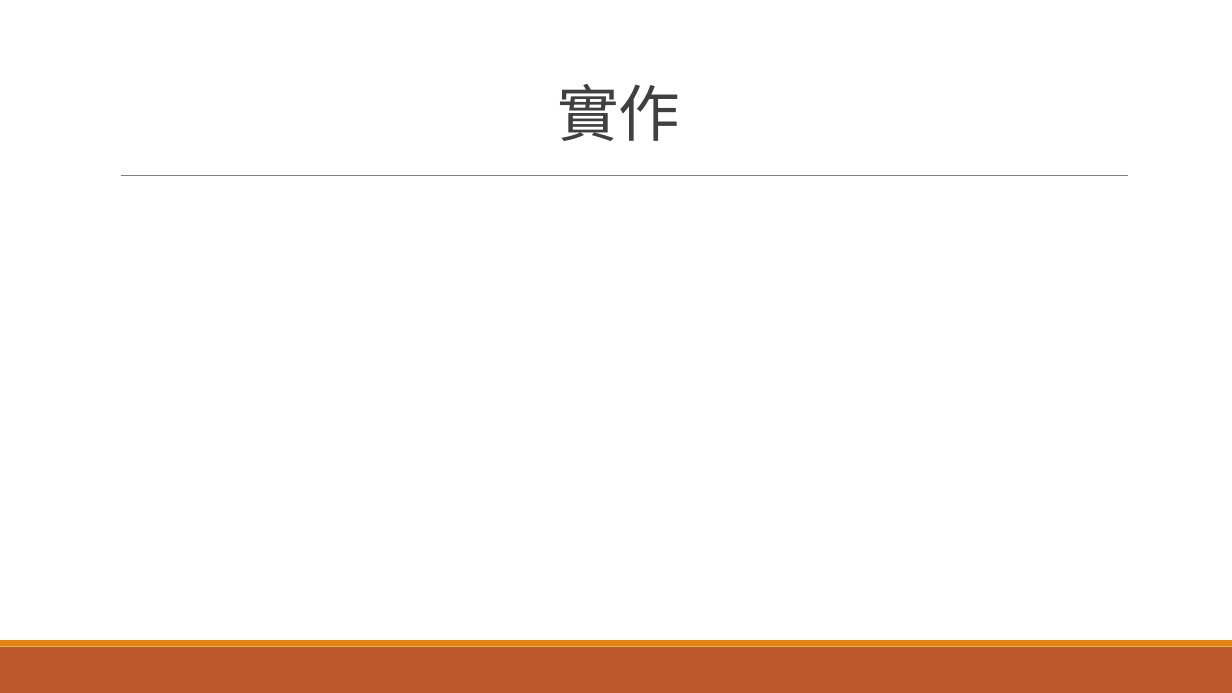
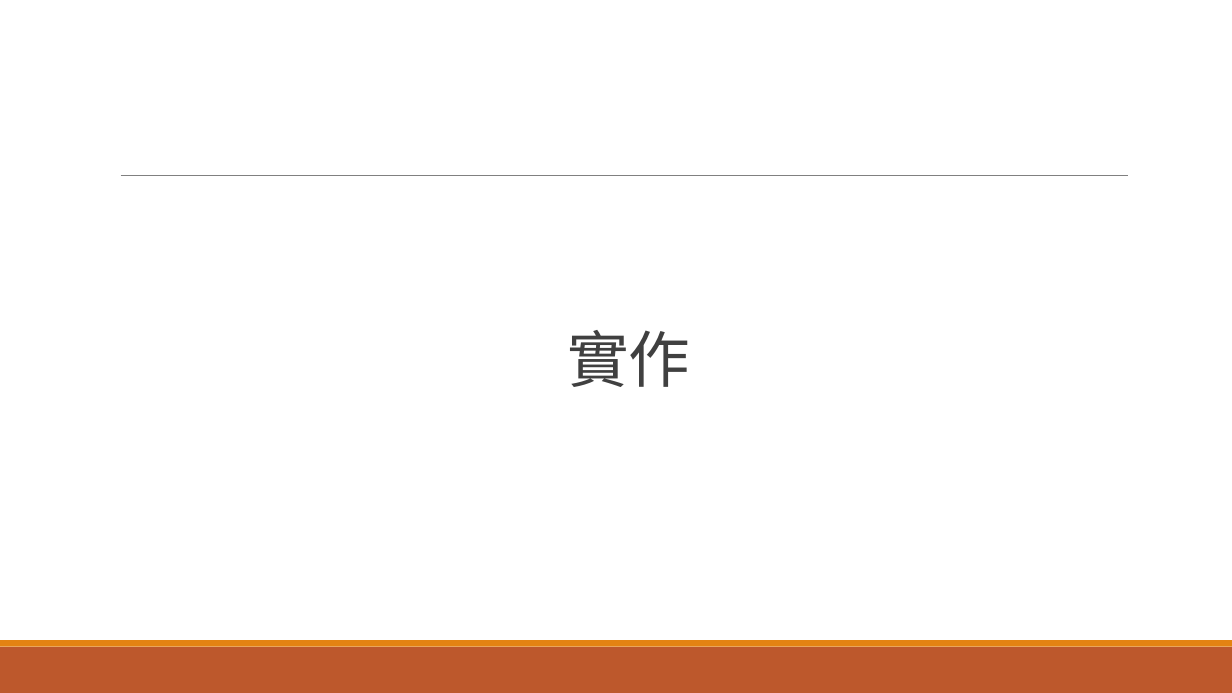
Before and after one commit to kay71029/Learning-Defensive-programming, a slide deck: slide 8 of Learning-Defensive-programming.pptx. Drawn at 1232x693 pixels with LibreOffice and Linux fonts; fonts in the diff are those of the drawing. Boxes give left, top, right and bottom in pixels: in the first picture for what was removed or moved away, otherwise in the second. Text is boxed around its words. In the diff, an @@ line names an element or a change of style, - is before the commit and + after.

```diff
--- a/Learning-Defensive-programming.pptx
+++ b/Learning-Defensive-programming.pptx
@@ title "實作": place and size @@
-title "實作" at bbox=[558, 84, 680, 141]
+title "實作" at bbox=[567, 330, 689, 387]
```
Also in this commit, not shown: 4 other slides changed.
